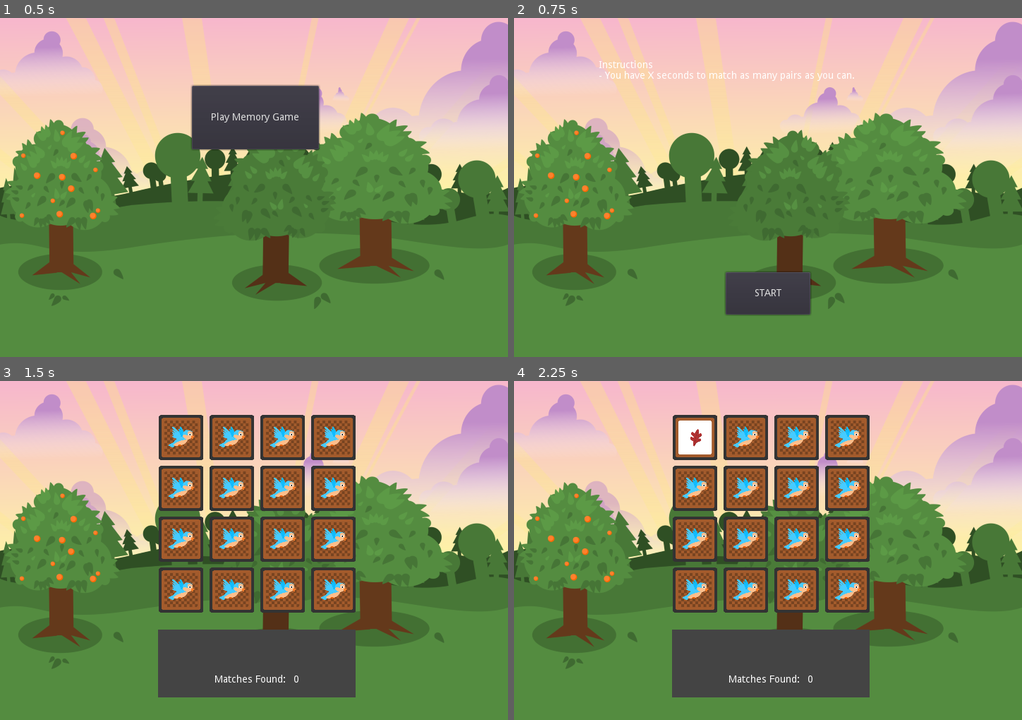
Above: before the commit, frames 1-4 (two rows, left to right).
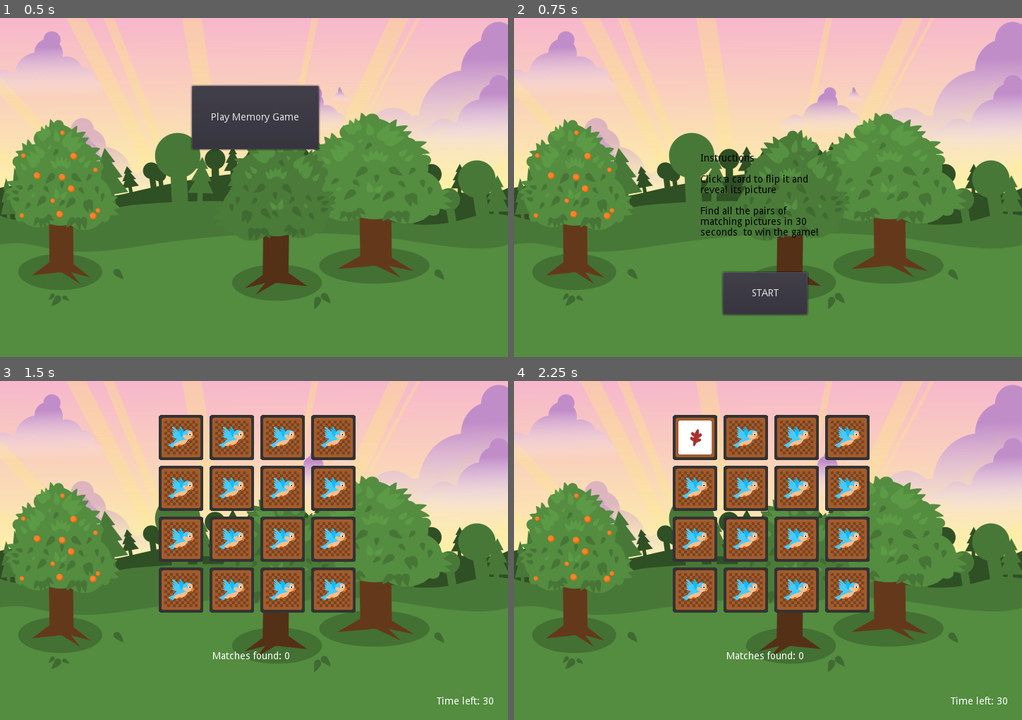
Above: after the commit, the same moments.

Repository: benfernandes/gamejam-august-2020
Game: Godot game, scene res://Main.tscn
Same seed, same stepped clock (60 frames per second), same inputs: the game is played once before the commit and once after it.
Inputs (mouse positions are in pixels of both pictures, inside the frame that each line leads up to):
- Up to frame 1 (0.5 s): no input
- Up to frame 2 (0.75 s): click "Play Memory Game" at 0.5 s
- Up to frame 3 (1.5 s): click "START" at 1.25 s
- Up to frame 4 (2.25 s): tap Enter at 2 s; move the mouse to (696, 438) at 2.02 s; click (696, 438) at 2.17 s

Frame 1 is identical in both runs. In frame 2, 1.4% of the frame differs, in the area x 16-67%, y 12-88%; in frame 3, 7.9%, in the area x 31-98%, y 73-96%; in frame 4, 7.9%.

Commit message:
Memory game polishes

Diff:
--- a/memory/Card.gd
+++ b/memory/Card.gd
@@ -29,3 +29,6 @@
 			get_parent().selected_card2_image = card_name
 			get_parent().selected_card2 = name
 			get_parent().check_if_match()
+
+func show_front_image():
+	get_node("Sprite").texture = front_image
--- /dev/null
+++ b/memory/HUD.gd
@@ -0,0 +1,33 @@
+extends CanvasLayer
+
+var matches_found_template
+var time_left_template
+
+signal start_game
+
+func _ready():
+	$MatchesFoundLabel.hide()
+	$TimeLeftLabel.hide()
+	matches_found_template = "Matches found: %s"
+	time_left_template = "Time left: %s"
+
+func _on_StartButton_pressed():
+	$StartButton.hide()
+	$Instructions.hide()
+	$MatchesFoundLabel.show()
+	$TimeLeftLabel.show()
+	emit_signal("start_game")
+
+func update_matches(number_of_matches):
+	var matches_found_string = matches_found_template % str(number_of_matches)
+	$MatchesFoundLabel.text = matches_found_string
+
+func update_matches_color():
+	$MatchesFoundLabel.add_color_override("font_color", Color(0,1,0))
+
+func update_time_left(time):
+	var time_left_string = time_left_template % str(time)
+	$TimeLeftLabel.text = time_left_string
+
+func display_result(win):
+	$ResultsLabel.text = "You won! :)" if win else "You lost :("
--- /dev/null
+++ b/memory/HUD.tscn
@@ -0,0 +1,68 @@
+[gd_scene load_steps=2 format=2]
+
+[ext_resource path="res://memory/HUD.gd" type="Script" id=2]
+
+[node name="HUD" type="CanvasLayer"]
+script = ExtResource( 2 )
+
+[node name="StartButton" type="Button" parent="."]
+margin_left = 296.0
+margin_top = 360.0
+margin_right = 416.0
+margin_bottom = 420.0
+text = "START"
+__meta__ = {
+"_edit_use_anchors_": false
+}
+
+[node name="Instructions" type="RichTextLabel" parent="."]
+margin_left = 264.0
+margin_top = 192.0
+margin_right = 444.0
+margin_bottom = 312.0
+custom_colors/default_color = Color( 0, 0, 0, 1 )
+text = "Instructions
+
+Click a card to flip it and reveal its picture
+
+Find all the pairs of matching pictures in 30 seconds  to win the game!"
+__meta__ = {
+"_edit_use_anchors_": false
+}
+
+[node name="MatchesFoundLabel" type="Label" parent="."]
+margin_left = 296.0
+margin_top = 360.0
+margin_right = 416.0
+margin_bottom = 420.0
+text = "Matches found: 0"
+align = 1
+valign = 1
+__meta__ = {
+"_edit_use_anchors_": false
+}
+
+[node name="TimeLeftLabel" type="Label" parent="."]
+margin_left = 600.0
+margin_top = 424.0
+margin_right = 720.0
+margin_bottom = 484.0
+text = "Time left: 30"
+align = 1
+valign = 1
+__meta__ = {
+"_edit_use_anchors_": false
+}
+
+[node name="ResultsLabel" type="Label" parent="."]
+margin_left = 300.0
+margin_top = 180.0
+margin_right = 420.0
+margin_bottom = 240.0
+custom_colors/font_color = Color( 0, 0, 0, 1 )
+align = 1
+valign = 1
+__meta__ = {
+"_edit_use_anchors_": false
+}
+[connection signal="pressed" from="StartButton" to="." method="_on_StartButton_pressed"]
--- a/memory/MemoryGame.gd
+++ b/memory/MemoryGame.gd
@@ -13,7 +13,6 @@
 	hide()
 
 func start():
-	number_of_matches = 0
 	selected_card1_image = "Card 1"
 	selected_card2_image = "Card 2"
 	card_default = preload("res://assets/memory/card-back.png")
@@ -51,7 +50,7 @@
 			"name": "Worm"
 		}
 	]
-	number_of_cards = images.size() * 2
+	number_of_cards = 16
 	shuffle_cards()
 
 func shuffle_cards():
@@ -71,11 +70,8 @@
 	disable_card_clicks()
 	var matched = selected_card1_image == selected_card2_image
 	if matched:
-		number_of_matches += 1
-		get_node("NumberMatchesFound").text = String(number_of_matches)
+		get_parent().add_match()
 
-	if number_of_matches == number_of_cards / 2:
-		get_parent().game_over()
 	var waiting_timer = Timer.new()
 	waiting_timer.set_wait_time(1)
 	waiting_timer.set_one_shot(true)
@@ -109,3 +105,8 @@
 		var card = "Card" + String(i)
 		if (get_node(card).get_node("Sprite").texture == card_default):
 			get_node(card).allow_click = true
+
+func show_all_cards():
+	for i in range(number_of_cards):
+		var card = "Card" + String(i)
+		get_node(card).show_front_image()
--- a/memory/MemoryGame.tscn
+++ b/memory/MemoryGame.tscn
@@ -1,17 +1,9 @@
-[gd_scene load_steps=6 format=2]
+[gd_scene load_steps=4 format=2]
 
 [ext_resource path="res://memory/MemoryGame.gd" type="Script" id=1]
 [ext_resource path="res://memory/Card.gd" type="Script" id=3]
 
-[sub_resource type="Gradient" id=1]
-offsets = PoolRealArray( 0 )
-colors = PoolColorArray( 0.270588, 0.270588, 0.270588, 1 )
-
-[sub_resource type="GradientTexture" id=2]
-gradient = SubResource( 1 )
-width = 280
-
-[sub_resource type="RectangleShape2D" id=3]
+[sub_resource type="RectangleShape2D" id=1]
 extents = Vector2( 49.952, 48.698 )
 
 [node name="Board" type="Node2D"]
@@ -20,37 +12,6 @@
 "_editor_description_": ""
 }
 
-[node name="InfoContainer" type="TextureRect" parent="."]
-margin_left = 224.0
-margin_top = 352.0
-margin_right = 504.0
-margin_bottom = 448.0
-texture = SubResource( 2 )
-expand = true
-__meta__ = {
-"_edit_use_anchors_": false
-}
-
-[node name="MatchesFound" type="Label" parent="."]
-margin_left = 304.0
-margin_top = 416.0
-margin_right = 409.0
-margin_bottom = 430.0
-text = "Matches Found: "
-__meta__ = {
-"_edit_use_anchors_": false
-}
-
-[node name="NumberMatchesFound" type="Label" parent="."]
-margin_left = 416.0
-margin_top = 416.0
-margin_right = 521.0
-margin_bottom = 430.0
-text = "0"
-__meta__ = {
-"_edit_use_anchors_": false
-}
-
 [node name="Card0" type="Area2D" parent="."]
 position = Vector2( 128, -208 )
 z_index = 1
--- a/memory/MemoryGameMain.gd
+++ b/memory/MemoryGameMain.gd
@@ -1,12 +1,45 @@
 extends Node
 
+var number_of_matches
+var max_matches
+var game_time
+
 func _ready():
+	number_of_matches = 0
+	max_matches = 7
+	game_time = 30
 	randomize()
 
 func new_game():
 	$Board.show()
 	$Board.start()
+	$SecondTicker.start()
+
+func add_match():
+	number_of_matches += 1
+	$HUD.update_matches(number_of_matches)
+	if number_of_matches == max_matches:
+		$SecondTicker.stop()
+		$Board.show_all_cards()
+		game_over()
 
 func game_over():
+	$HUD.display_result(number_of_matches == max_matches)
+
+	var end_timer = Timer.new()
+	end_timer.set_wait_time(4)
+	end_timer.set_one_shot(true)
+	self.add_child(end_timer)
+	end_timer.start()
+
+	yield(end_timer, "timeout")
 	get_parent()._show_main_screen()
 	queue_free()
+
+func _on_SecondTicker_timeout():
+	game_time -= 1
+	$HUD.update_time_left(game_time)
+	if game_time == 0:
+		$Board.disable_card_clicks()
+		$SecondTicker.stop()
+		game_over()
--- a/memory/MemoryGameMain.tscn
+++ b/memory/MemoryGameMain.tscn
@@ -1,6 +1,6 @@
 [gd_scene load_steps=4 format=2]
 
-[ext_resource path="res://memory/StartScreen.tscn" type="PackedScene" id=1]
+[ext_resource path="res://memory/HUD.tscn" type="PackedScene" id=1]
 [ext_resource path="res://memory/MemoryGame.tscn" type="PackedScene" id=2]
 [ext_resource path="res://memory/MemoryGameMain.gd" type="Script" id=4]
 
@@ -10,6 +10,9 @@
 [node name="Board" parent="." instance=ExtResource( 2 )]
 z_index = 1
 
-[node name="StartScreen" parent="." instance=ExtResource( 1 )]
+[node name="HUD" parent="." instance=ExtResource( 1 )]
 layer = 0
-[connection signal="start_game" from="StartScreen" to="." method="new_game"]
+
+[node name="SecondTicker" type="Timer" parent="."]
+[connection signal="start_game" from="HUD" to="." method="new_game"]
+[connection signal="timeout" from="SecondTicker" to="." method="_on_SecondTicker_timeout"]
--- a/memory/StartScreen.gd
+++ /dev/null
@@ -1,8 +0,0 @@
-extends CanvasLayer
-
-signal start_game
-
-func _on_StartButton_pressed():
-	$StartButton.hide()
-	$Instructions.hide()
-	emit_signal("start_game")
--- a/memory/StartScreen.tscn
+++ /dev/null
@@ -1,28 +0,0 @@
-[gd_scene load_steps=2 format=2]
-
-[ext_resource path="res://memory/StartScreen.gd" type="Script" id=2]
-
-[node name="StartScreen" type="CanvasLayer"]
-script = ExtResource( 2 )
-
-[node name="StartButton" type="Button" parent="."]
-margin_left = 300.0
-margin_top = 360.0
-margin_right = 420.0
-margin_bottom = 420.0
-text = "START"
-__meta__ = {
-"_edit_use_anchors_": false
-}
-
-[node name="Instructions" type="RichTextLabel" parent="."]
-margin_left = 120.0
-margin_top = 60.0
-margin_right = 600.0
-margin_bottom = 300.0
-text = "Instructions
-- You have X seconds to match as many pairs as you can."
-__meta__ = {
-"_edit_use_anchors_": false
-}
-[connection signal="pressed" from="StartButton" to="." method="_on_StartButton_pressed"]
Not shown: 16 places in memory/MemoryGame.tscn that only renumber resources
